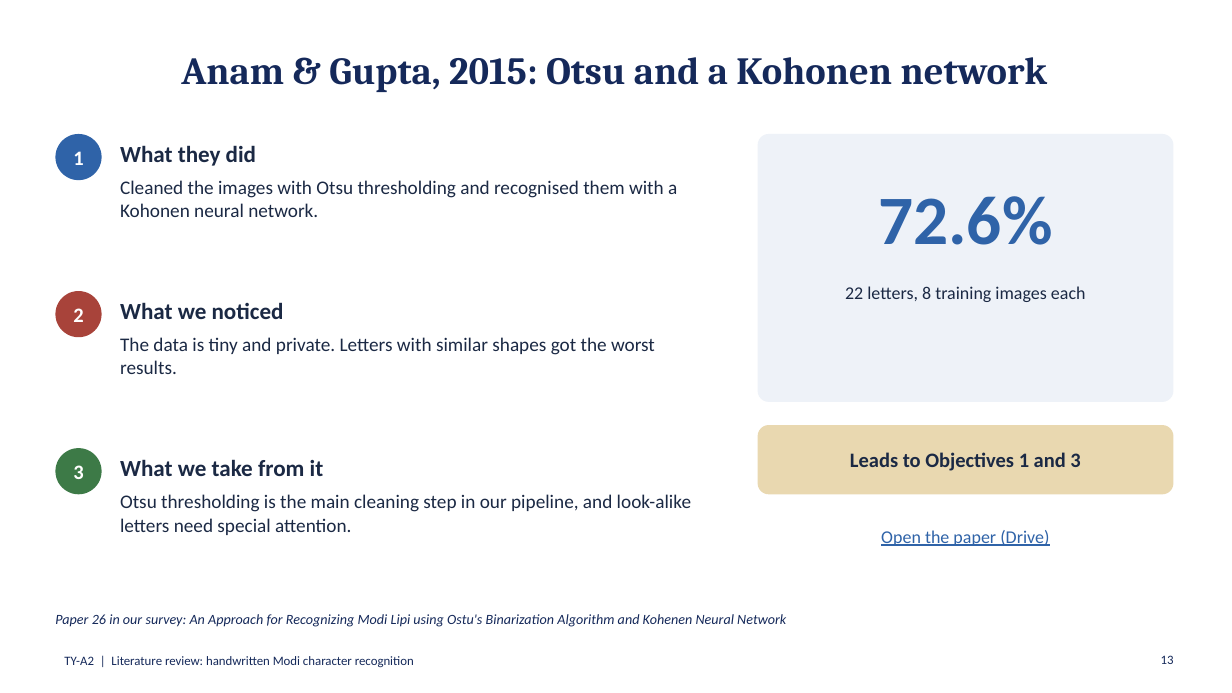
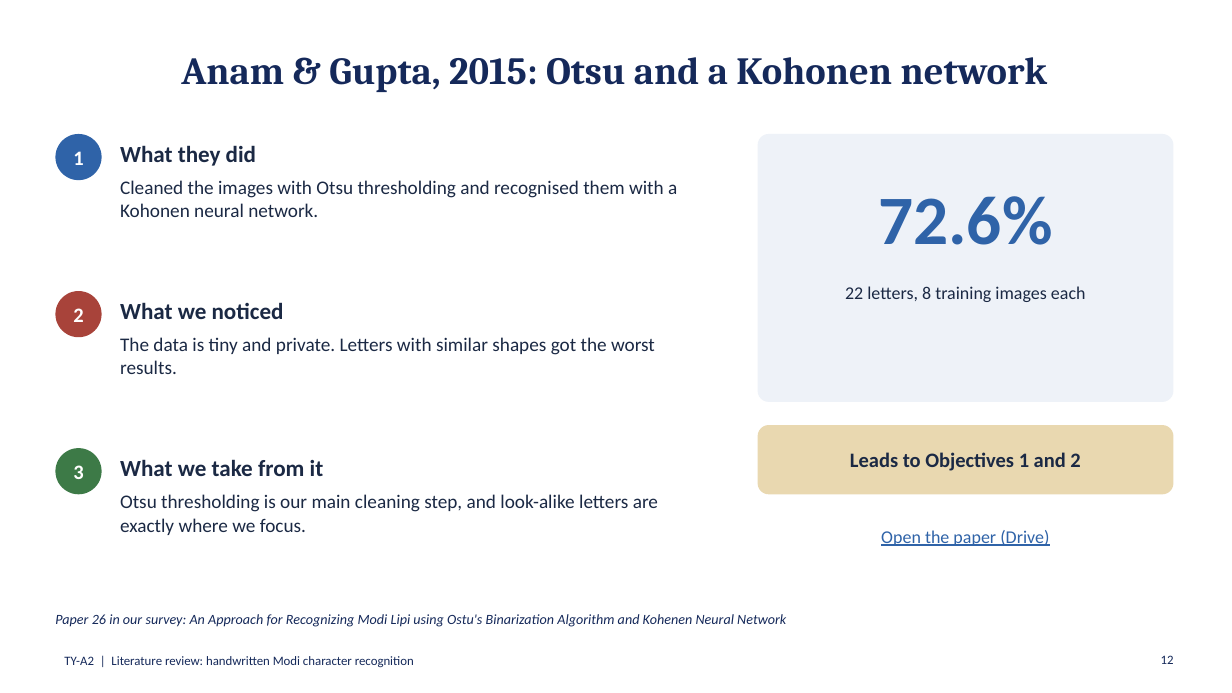
Before and after one commit to ananyac9820/modi-lipi-xai, a slide deck: slide 12 of docs/01_literature_survey/Literature_Review_Presentation.pptx (slide 13 before the commit). Drawn at 1232x693 pixels with LibreOffice and Linux fonts; fonts in the diff are those of the drawing. Boxes give left, top, right and bottom in pixels: in the first picture for what was removed or moved away, otherwise in the second. Text is boxed around its words. In the diff, an @@ line names an element or a change of style, - is before the commit and + after.

Commit message:
New objectives in synopsis, survey sheet, deck and implementation map

```diff
--- a/docs/01_literature_survey/Literature_Review_Presentation.pptx
+++ b/docs/01_literature_survey/Literature_Review_Presentation.pptx
@@ text at [850, 452, 1080, 471]: text changed @@
-Leads to Objectives 1 and 3
+Leads to Objectives 1 and 2
@@ text at [120, 494, 658, 535]: text changed @@
-Otsu thresholding is the main cleaning step in our pipeline, and look-alike letters need special attention.
+Otsu thresholding is our main cleaning step, and look-alike letters are exactly where we focus.
@@ page number at [1161, 655, 1174, 664]: text changed @@
-13
+12
```
Also in this commit, not shown: 12 other slides changed, 1 slide removed, 10 other files.
